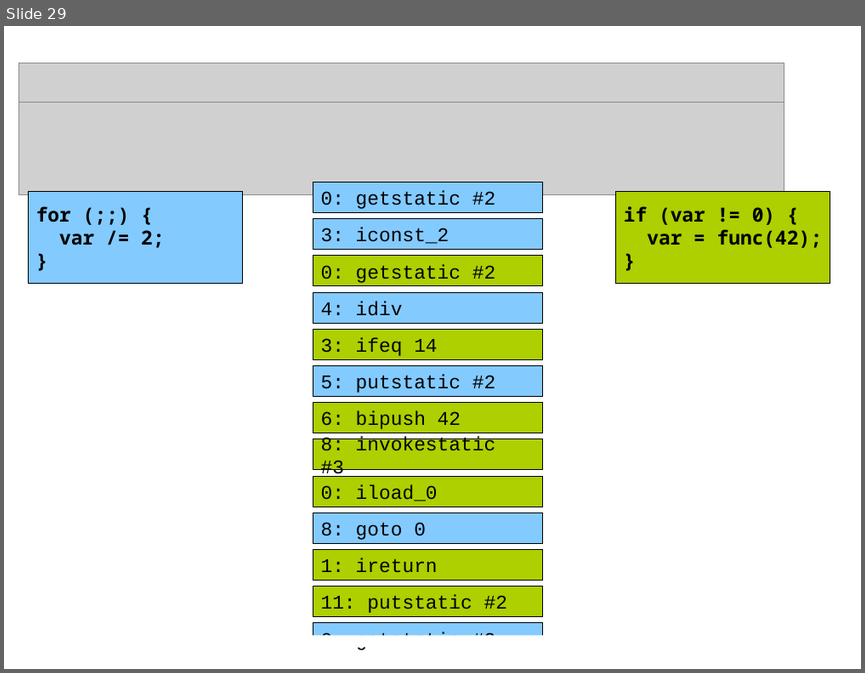
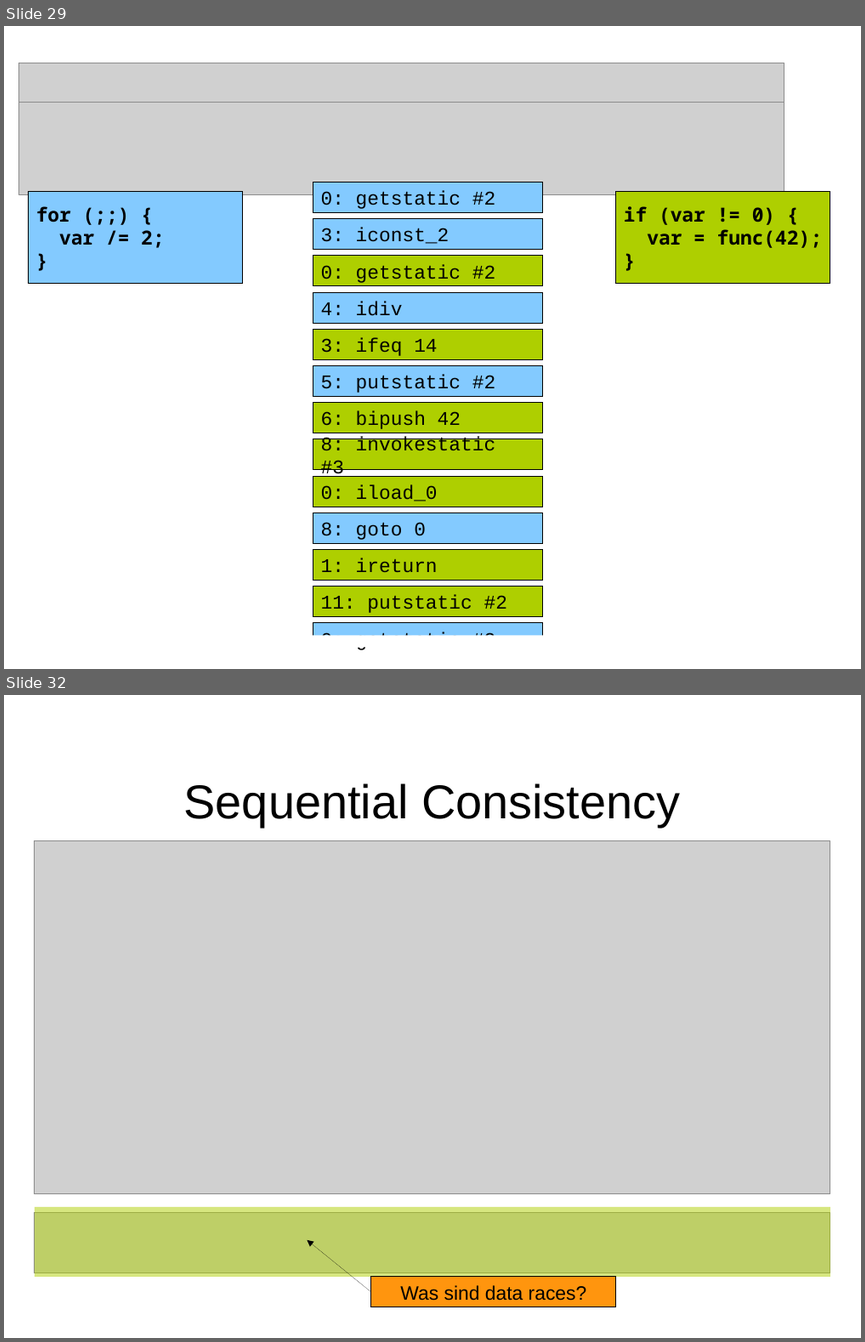
Before and after one commit to dlindner/vorlesung-se2-dhbw, a slide deck: added_2016/Java Memory Model.odp. Shown one above the other, each under a label of ours: slide 29 before the commit, slides 29 and 32 after it; the slides between them are not shown. The pictures are 865x673 and 865x1342 pixels, drawn with LibreOffice and Linux fonts; fonts in the diff are those of the drawing; grey boxes stand for pictures; background and template pictures are left out. Boxes give left, top, right and bottom in pixels: in the first picture for what was removed or moved away, otherwise in the second. Text is boxed around its words. In the diff, an @@ line names an element or a change of style, - is before the commit and + after.

```diff
--- a/added_2016/Java Memory Model.odp
+++ b/added_2016/Java Memory Model.odp
@@ slide 32 added at (x1=4, y1=695, x2=861, y2=1338), background picture (left out) @@
@@ title added at (x1=184, y1=783, x2=680, y2=827), 44 pt, text #000000 @@
+Sequential Consistency
@@ picture added at (x1=35, y1=840, x2=830, y2=1194) @@
@@ picture added at (x1=35, y1=1213, x2=830, y2=1274) @@
@@ rectangle added at (x1=35, y1=1207, x2=830, y2=1276), fill #AECF00 at 50% opacity @@
@@ arrow added from (371, 1292) to (307, 1240), #000000 0 pt @@
@@ rectangle added at (x1=371, y1=1276, x2=616, y2=1307), fill #FF950E, outline #000000 0 pt, 18 pt, text #000000 @@
+Was sind data races?
```
Also in this commit, not shown: 2 slides changed, 15 other slides added, 8 slides removed.
